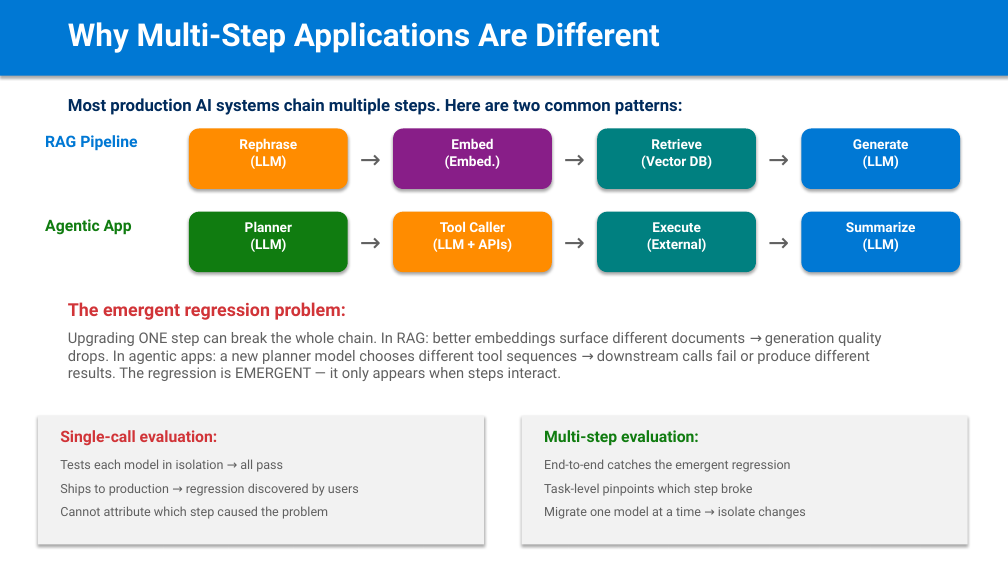
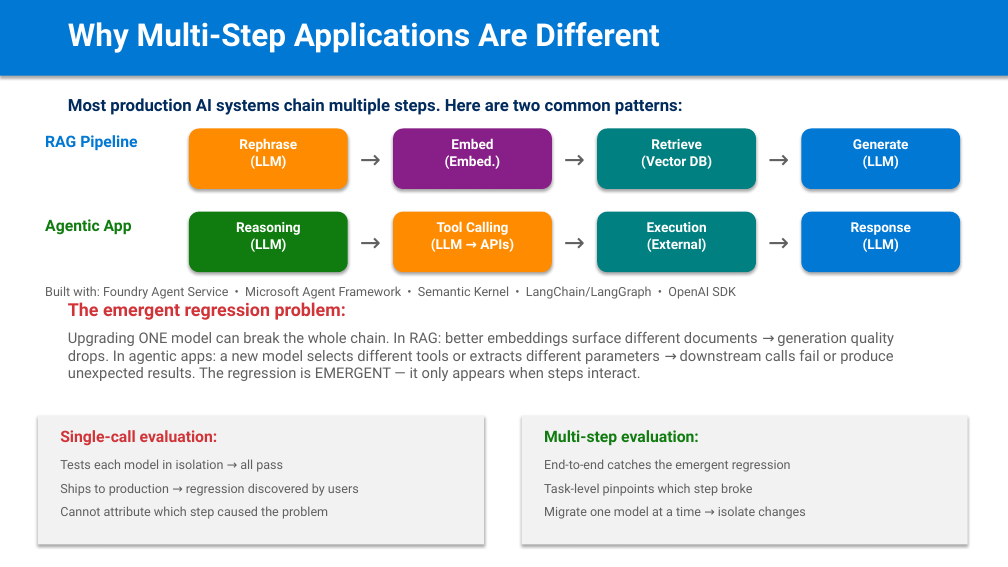
Before and after one commit to aiappsgbb/AOAI-models-migration, a slide deck: slide 4 of docs/azure-openai-model-migration-approach.pptx. Drawn at 1008x567 pixels with LibreOffice and Linux fonts; fonts in the diff are those of the drawing. Boxes give left, top, right and bottom in pixels: in the first picture for what was removed or moved away, otherwise in the second. Text is boxed around its words. In the diff, an @@ line names an element or a change of style, - is before the commit and + after.

```diff
--- a/docs/azure-openai-model-migration-approach.pptx
+++ b/docs/azure-openai-model-migration-approach.pptx
@@ text at [236, 222, 301, 252]: text changed @@
-Planner
-(LLM)
+Reasoning
+(LLM)
@@ text at [431, 221, 514, 252]: text changed @@
-Tool Caller
-(LLM + APIs)
+Tool Calling
+(LLM → APIs)
@@ text at [647, 222, 707, 252]: text changed @@
-Execute
-(External)
+Execution
+(External)
@@ text at [851, 222, 911, 252]: text changed @@
-Summarize
-(LLM)
+Response
+(LLM)
@@ text added at [45, 286, 736, 299], 12 pt, text #606060 @@
+Built with: Foundry Agent Service • Microsoft Agent Framework • Semantic Kernel • LangChain/LangGraph • OpenAI SDK
@@ text at [68, 332, 894, 381]: text changed @@
-Upgrading ONE step can break the whole chain. In RAG: better embeddings surface different documents → generation quality drops. In agentic apps: a new planner model chooses different tool sequences → downstream calls fail or produce different results. The regression is EMERGENT — it only appears when steps interact.
+Upgrading ONE model can break the whole chain. In RAG: better embeddings surface different documents → generation quality drops. In agentic apps: a new model selects different tools or extracts different parameters → downstream calls fail or produce unexpected results. The regression is EMERGENT — it only appears when steps interact.
```
Also in this commit, not shown: 2 other slides changed, 1 other file.
